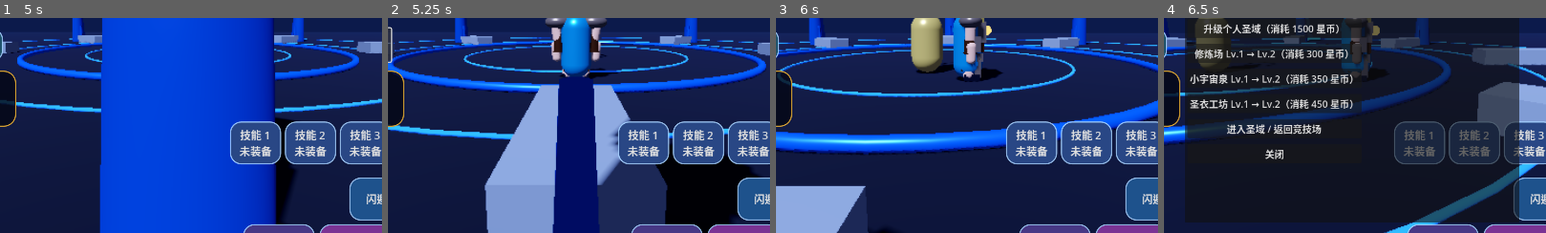
Above: before the commit, frames 1-4 (left to right).
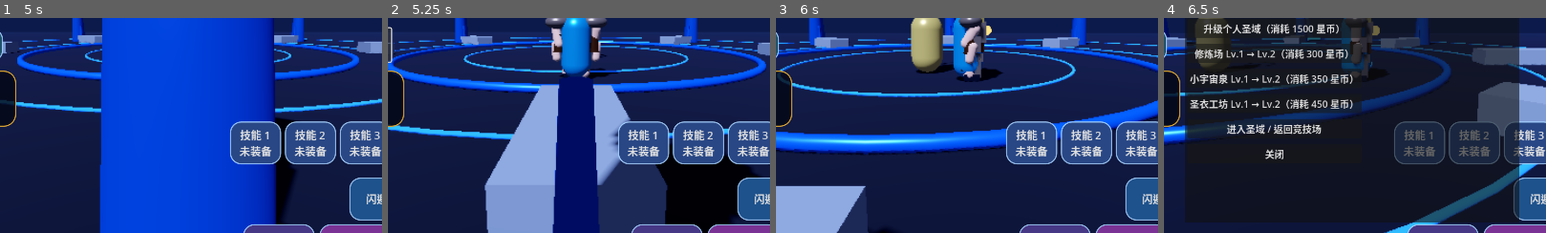
Above: after the commit, the same moments.

Repository: Qazwesrd/Saint-Seiya-Universe-War
Game: Godot game, scene res://scenes/main_menu.tscn
Same seed, same stepped clock (60 frames per second), same inputs: the game is played once before the commit and once after it.
Inputs (mouse positions are % of the whole screen's width and height, from its top left):
- Up to frame 1 (5 s): click "开始新游戏 / 新建存档" at 0.5 s; click "开始新游戏 / 新建存档" at 1.25 s; click "继续游戏 / 存档管理" at 2 s; click "游戏设置" at 2.75 s; click "读取" at 3.5 s; click "交谈 / 接任务" at 4.25 s
- Up to frame 2 (5.25 s): click "任务导航" at 5 s
- Up to frame 3 (6 s): tap Enter (ui_accept) at 5.75 s; move the mouse to (72, 45) at 5.77 s; hold Right (ui_right) from 5.78 s (still down); click (72, 45) at 5.92 s
- Up to frame 4 (6.5 s): keep holding Right (ui_right); tap Enter (ui_accept) at 6.02 s
The pictures show only the part of the screen within x 25-75%, y 38-88%; the shares and areas given below are measured in that part.

Frame 1 is identical in both runs. In frame 2, 0.2% of the frame differs, in the area x 42-56%, y 4-28%; in frame 3, 0.4%, in the area x 48-54%, y 3-28%; in frame 4, less than 0.1%.

Commit message:
Add procedural character limb motion for movement and combat

Diff:
--- a/game/scripts/player.gd
+++ b/game/scripts/player.gd
@@ -27,6 +27,13 @@
 var camera_pitch := -9.0
 var visual_root: Node3D
 var visual_pose_tween: Tween
+var upper_arm_nodes: Array[MeshInstance3D] = []
+var forearm_nodes: Array[MeshInstance3D] = []
+var leg_nodes: Array[MeshInstance3D] = []
+var combat_pose_timer := 0.0
+var combat_pose_duration := 0.0
+var combat_pose_strength := 0.0
+var combat_pose_motion := "strike"
 var auto_target_timer := 0.0
 var body_mat: StandardMaterial3D
 var armor_root: Node3D
@@ -104,6 +111,7 @@
         upper_arm.rotation.z = -side * 0.18
         upper_arm.material_override = skin_material
         visual_root.add_child(upper_arm)
+        upper_arm_nodes.append(upper_arm)
         var forearm := MeshInstance3D.new()
         forearm.mesh = limb_mesh
         forearm.scale = Vector3(0.88, 0.82, 0.88)
@@ -111,6 +119,7 @@
         forearm.rotation.z = -side * 0.10
         forearm.material_override = skin_material
         visual_root.add_child(forearm)
+        forearm_nodes.append(forearm)
         var leg_mesh := CapsuleMesh.new()
         leg_mesh.radius = 0.16
         leg_mesh.height = 0.76
@@ -119,6 +128,7 @@
         leg.position = Vector3(side * 0.21, 0.40, 0.015)
         leg.material_override = skin_material
         visual_root.add_child(leg)
+        leg_nodes.append(leg)
         var boot := MeshInstance3D.new()
         var boot_mesh := BoxMesh.new()
         boot_mesh.size = Vector3(0.28, 0.16, 0.42)
@@ -187,6 +197,31 @@
     var target_pitch := move_input.y * 0.055
     visual_root.rotation.z = lerp_angle(visual_root.rotation.z, target_roll, minf(1.0, delta * 8.0))
     visual_root.rotation.x = lerp_angle(visual_root.rotation.x, target_pitch, minf(1.0, delta * 8.0))
+    combat_pose_timer = maxf(0.0, combat_pose_timer - delta)
+    var pose_progress := 1.0 - combat_pose_timer / maxf(0.001, combat_pose_duration)
+    var pose_weight := sin(clampf(pose_progress, 0.0, 1.0) * PI) * combat_pose_strength
+    for limb_index in range(2):
+        var side := -1.0 if limb_index == 0 else 1.0
+        var gait := sin(clock + (PI if limb_index == 1 else 0.0)) * 0.42 * movement_ratio
+        var arm_target := gait
+        var forearm_target := -0.12 * movement_ratio
+        var leg_target := -gait * 0.9
+        if combat_pose_motion in ["strike", "heavy", "dash", "leap", "aerial_strike"]:
+            arm_target = lerpf(arm_target, -0.95 if limb_index == 1 else -0.28, pose_weight)
+            forearm_target = lerpf(forearm_target, -0.42 if limb_index == 1 else -0.18, pose_weight)
+        elif combat_pose_motion == "guard":
+            arm_target = lerpf(arm_target, -0.58, pose_weight)
+            forearm_target = lerpf(forearm_target, -0.72, pose_weight)
+        elif combat_pose_motion in ["cast", "spin"]:
+            arm_target = lerpf(arm_target, -0.38, pose_weight)
+            forearm_target = lerpf(forearm_target, -0.24, pose_weight)
+        if limb_index < upper_arm_nodes.size():
+            upper_arm_nodes[limb_index].rotation.x = lerp_angle(upper_arm_nodes[limb_index].rotation.x, arm_target, minf(1.0, delta * 12.0))
+            upper_arm_nodes[limb_index].rotation.z = lerp_angle(upper_arm_nodes[limb_index].rotation.z, -side * (0.18 + pose_weight * 0.08), minf(1.0, delta * 10.0))
+        if limb_index < forearm_nodes.size():
+            forearm_nodes[limb_index].rotation.x = lerp_angle(forearm_nodes[limb_index].rotation.x, forearm_target, minf(1.0, delta * 12.0))
+        if limb_index < leg_nodes.size():
+            leg_nodes[limb_index].rotation.x = lerp_angle(leg_nodes[limb_index].rotation.x, leg_target, minf(1.0, delta * 10.0))
 
 func _play_skill_pose(profile: Dictionary) -> void:
     if not is_instance_valid(visual_root):
@@ -196,6 +231,10 @@
     var base_scale: Vector3 = visual_root.scale
     var base_yaw := visual_root.rotation.y
     var pose_scale := clampf(float(profile.get("pose_scale", 1.08)), 1.0, 1.24)
+    combat_pose_duration = maxf(0.24, float(profile.get("total_duration", 0.7)))
+    combat_pose_timer = combat_pose_duration
+    combat_pose_strength = 1.0
+    combat_pose_motion = str(profile.get("motion", "strike"))
     var rotation_target := base_yaw + deg_to_rad(float(profile.get("rotation_degrees", 0.0)))
     var startup := clampf(float(profile.get("startup", 0.2)), 0.1, 0.8)
     var active := clampf(float(profile.get("active", 0.2)), 0.18, 1.0)
@@ -213,6 +252,10 @@
     if is_instance_valid(visual_pose_tween):
         visual_pose_tween.kill()
     visual_root.scale = Vector3.ONE
+    combat_pose_duration = 0.22
+    combat_pose_timer = combat_pose_duration
+    combat_pose_strength = clampf(intensity, 0.35, 1.4)
+    combat_pose_motion = "strike"
     visual_pose_tween = create_tween()
     var recoil := Vector3(1.0 + 0.055 * intensity, 1.0 - 0.075 * intensity, 1.0 + 0.055 * intensity)
     visual_pose_tween.tween_property(visual_root, "scale", recoil, 0.065)
